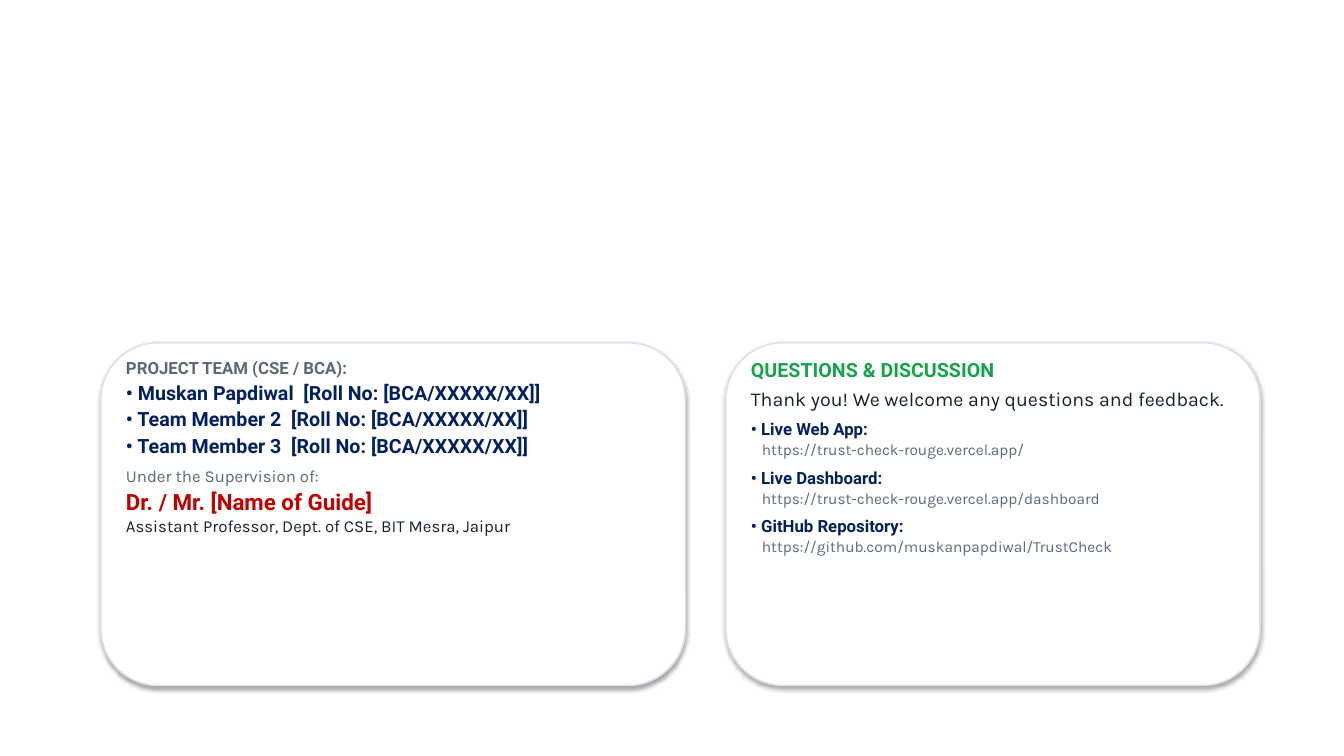
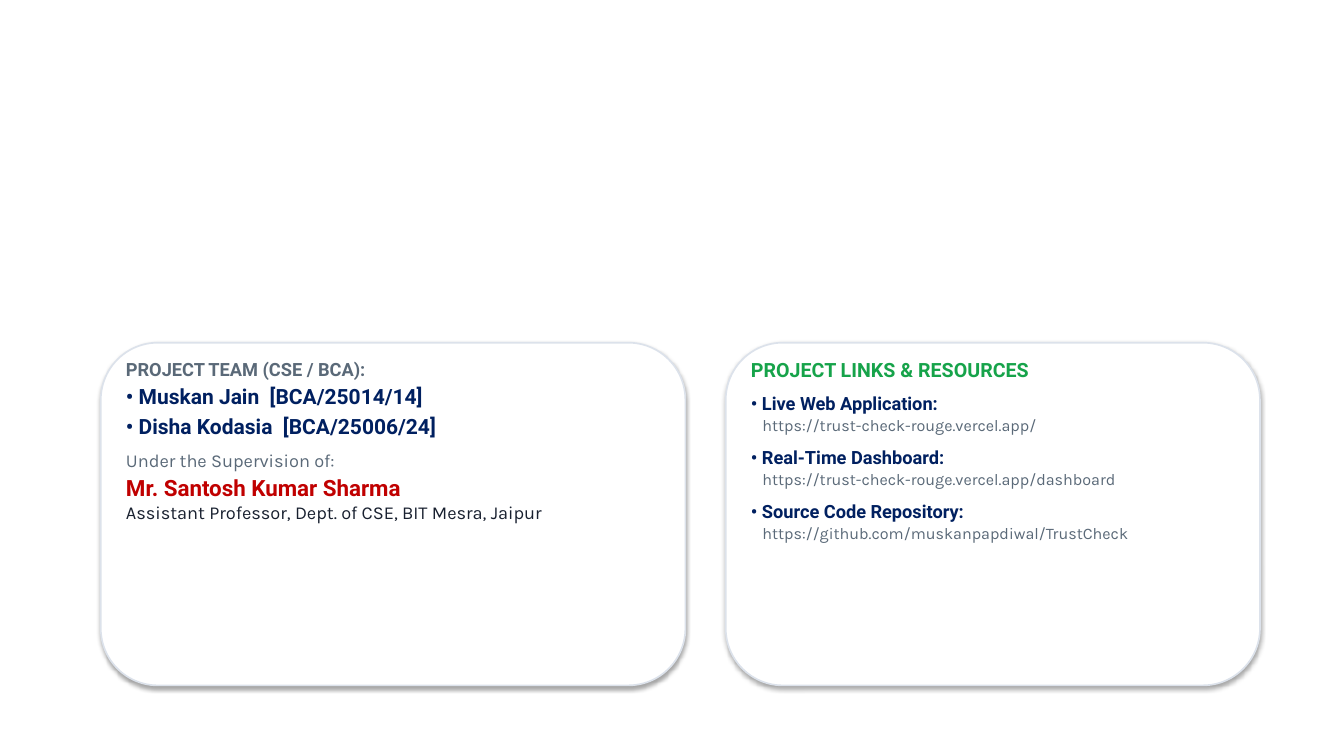
Before and after one commit to muskanpapdiwal/TrustCheck, a slide deck: slide 10 of TrustCheck_Midsem_Presentation.pptx. Drawn at 1344x756 pixels with LibreOffice and Linux fonts; fonts in the diff are those of the drawing; background and template pictures are left out. Boxes give left, top, right and bottom in pixels: in the first picture for what was removed or moved away, otherwise in the second. Text is boxed around its words. In the diff, an @@ line names an element or a change of style, - is before the commit and + after.

```diff
--- a/TrustCheck_Midsem_Presentation.pptx
+++ b/TrustCheck_Midsem_Presentation.pptx
@@ text at (x1=126, y1=362, x2=542, y2=524): size 12 to 13 pt in "PROJECT TEAM (CSE / BCA):", "Under the Supervision of:", "Assistant Professor, Dept. of CSE, BIT Mesra, ..."; more space between paragraphs @@
@@ text at (x1=139, y1=386, x2=436, y2=438): text changed; size 14 to 15 pt @@
-• Muskan Papdiwal [Roll No: [BCA/XXXXX/XX]]
-• Team Member 2 [Roll No: [BCA/XXXXX/XX]]
-• Team Member 3 [Roll No: [BCA/XXXXX/XX]]
+• Muskan Jain [BCA/25014/14]
+• Disha Kodasia [BCA/25006/24]
@@ text at (x1=751, y1=363, x2=1029, y2=414): text changed; font Karla to Roboto; text colour #18202F to #16A34A; bold on @@
-QUESTIONS & DISCUSSION
-Thank you! We welcome any questions and feedback.
-• Live Web App:
+PROJECT LINKS & RESOURCES
+• Live Web Application:
@@ text at (x1=762, y1=419, x2=1128, y2=543): size 11 to 11.5 pt in "https://trust-check-rouge.vercel.app/", "https://trust-check-rouge.vercel.app/dashboard", "https://github.com/muskanpapdiwal/TrustCheck" @@
@@ text at (x1=126, y1=479, x2=401, y2=497): text changed @@
-Dr. / Mr. [Name of Guide]
+Mr. Santosh Kumar Sharma
@@ text at (x1=761, y1=471, x2=882, y2=484): text changed; size 12 to 13 pt @@
-• Live Dashboard:
+• Real-Time Dashboard:
@@ text at (x1=762, y1=504, x2=964, y2=522): text changed; size 12 to 13 pt @@
-• GitHub Repository:
+• Source Code Repository:
```
Also in this commit, not shown: 6 other slides changed, 2 other files.
